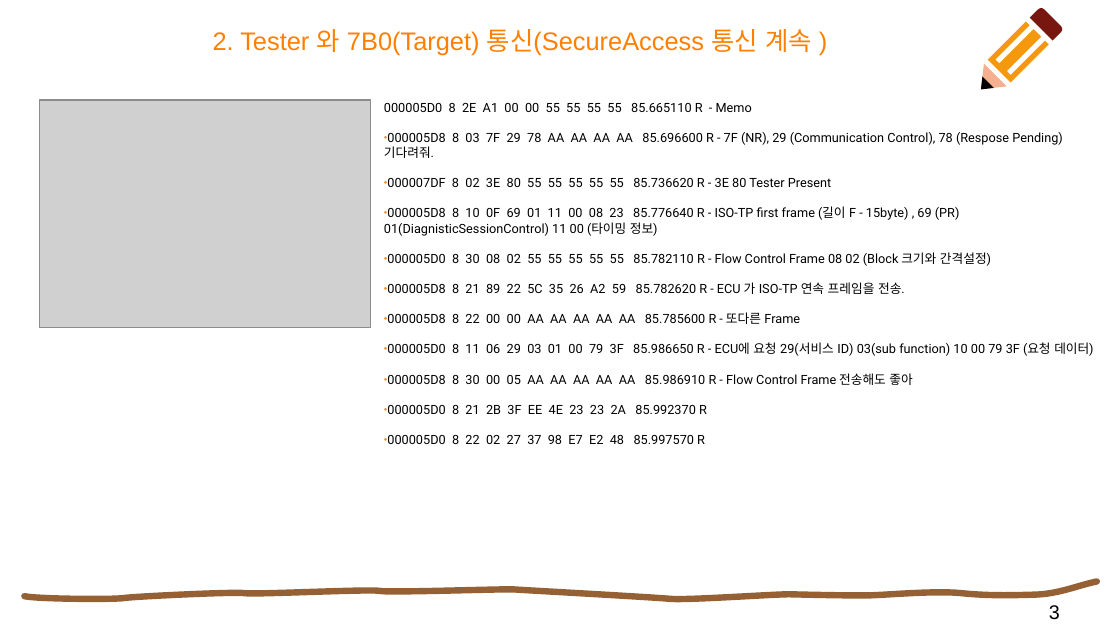
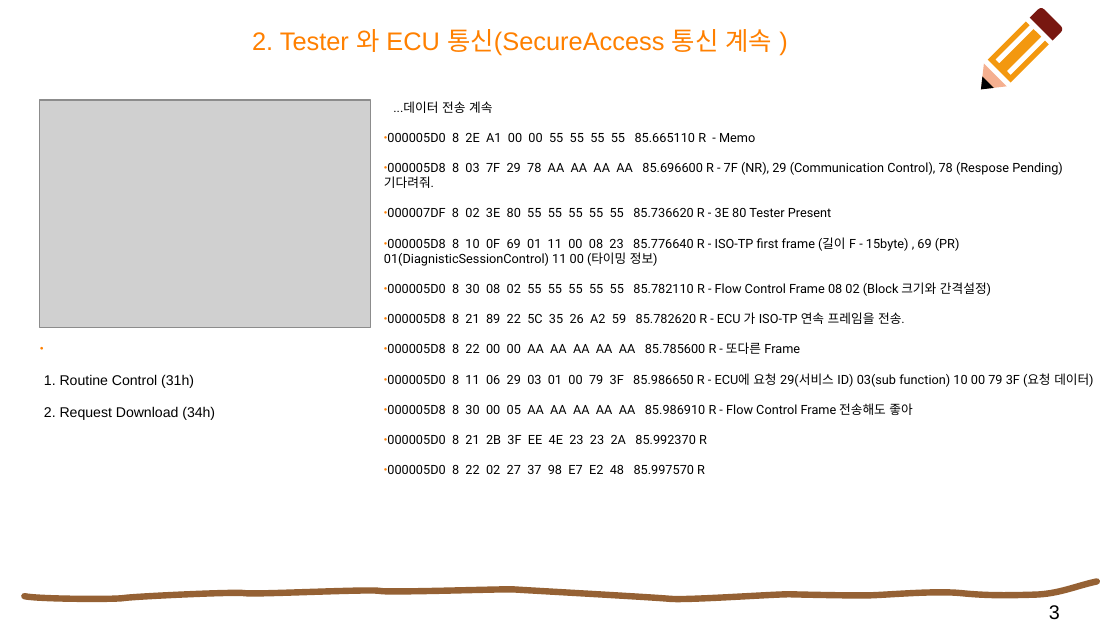
Before and after one commit to paladinhw/paladinhw, a slide deck: slide 3 of CANLOG_1.pptx. Drawn at 1120x630 pixels with LibreOffice and Linux fonts; fonts in the diff are those of the drawing; grey boxes stand for pictures. Boxes give left, top, right and bottom in pixels: in the first picture for what was removed or moved away, otherwise in the second. Text is boxed around its words. In the diff, an @@ line names an element or a change of style, - is before the commit and + after.

```diff
--- a/CANLOG_1.pptx
+++ b/CANLOG_1.pptx
@@ title at [252,29,773,56]: text changed @@
-2. Tester 와 7B0(Target) 통신(SecureAccess 통신 계속 )
+2. Tester 와 ECU 통신(SecureAccess 통신 계속 )
@@ text at [393,101,492,113]: paragraph added @@
+...데이터 전송 계속
@@ text at [387,133,755,142]: bullet none to ● @@
@@ text added at [44,374,215,420], 10 pt, text #000000 @@
+1. Routine Control (31h)
+2. Request Download (34h)
```
Also in this commit, not shown: 6 other slides changed, 1 other file.
